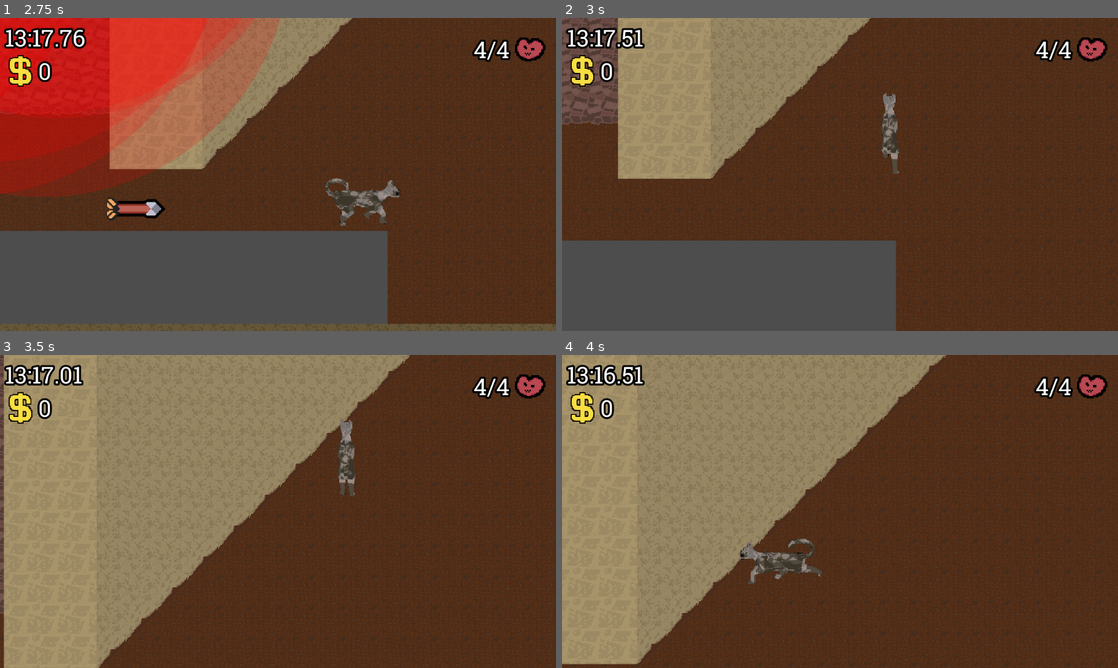
Above: before the commit, frames 1-4 (two rows, left to right).
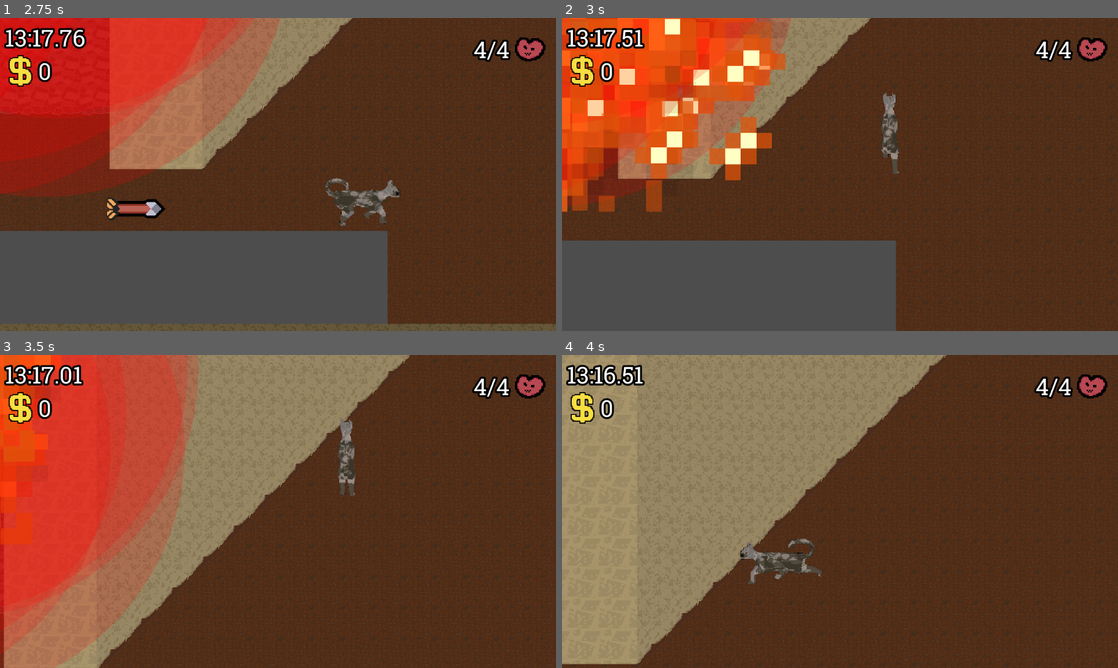
Above: after the commit, the same moments.

Repository: Emarald64/ancient-game-jam
Game: Godot game, scene res://source/main.tscn
Same seed, same stepped clock (60 frames per second), same inputs: the game is played once before the commit and once after it.
Inputs:
- Up to frame 1 (2.75 s): tap Enter at 0.5 s; hold D (move_right) 0.53-1.28 s; hold S (move_down) 1.28-2.03 s; hold D (move_right) from 2.03 s (still down)
- Up to frame 2 (3 s): release D (move_right) at 2.78 s; hold W (move_up) from 2.78 s (still down)
- Up to frame 3 (3.5 s): keep holding W (move_up)
- Up to frame 4 (4 s): release W (move_up) at 3.53 s; hold A (move_left) from 3.53 s (still down)

Frame 1 is identical in both runs. In frame 2, 17% of the frame differs, in the area x 0-41%, y 0-62%; in frame 3, 23%, in the area x 0-34%, y 0-100%; in frame 4, nothing differs.

Commit message:
added delay before bomb removes itself

Diff:
--- a/source/game_objects/bomb.gd
+++ b/source/game_objects/bomb.gd
@@ -13,6 +13,7 @@
 	$bombBlowUpSprite.play("explosion")
 	var tween=create_tween()
 	tween.tween_property($Explosion/CollisionShape2D.shape,"radius",256,.1)
+	tween.tween_interval(.8)
 	tween.tween_callback(queue_free)
 
 
--- /dev/null
+++ b/source/game_objects/spike_pit.gd
@@ -0,0 +1 @@
+extends Area2D
--- /dev/null
+++ b/source/game_objects/spike_pit.tscn
@@ -0,0 +1,8 @@
+[gd_scene format=3 uid="uid://cjmdlmaj6gf1i"]
+
+[ext_resource type="Script" uid="uid://drr4rf0wvff0r" path="res://source/game_objects/spike_pit.gd" id="1_sda1a"]
+
+[node name="SpikePit" type="Area2D" unique_id=1645535693]
+script = ExtResource("1_sda1a")
+
+[node name="CollisionPolygon2D" type="CollisionPolygon2D" parent="." unique_id=1910116589]
Not shown, added: source/game_objects/spike_pit.gd.uid
Not shown, added: todo.txt
